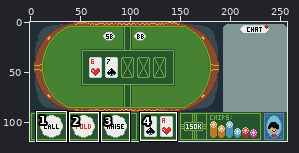
Two states of a pixel-art file, aseprite_files/Poker Party Gameplay Mock Up.aseprite. The first picture is a wide view before the edit; the outline marks the close-up.
Close-up. Old version:
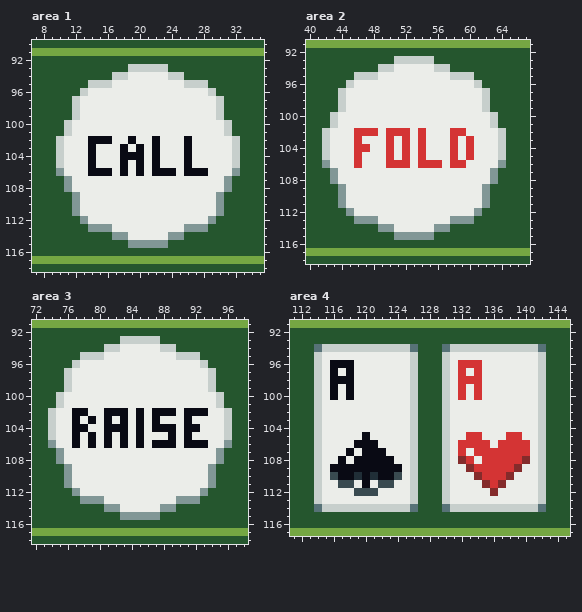
257x119 pixels, 1 frame. Shown: area 1: x 7..35, y 90..118; area 2: x 40..67, y 91..118; area 3: x 72..98, y 91..118; area 4: x 111..145, y 91..117. The commit also changed other parts of the picture, which this record leaves out.
After:
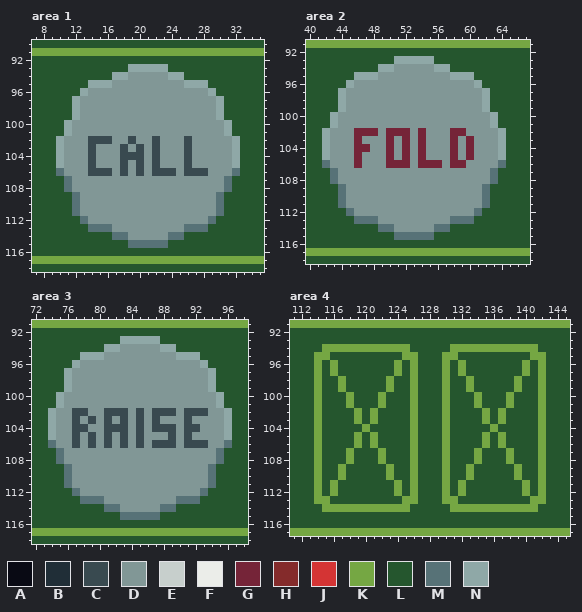
Palette (. is transparent): A #090a14  B #202e37  C #394a50  D #819796  E #c7cfcc  F #ebede9  G #752438  H #842b2b  J #d43434  K #75a743  L #25562e  M #577277  N #8fa8a7
Changes in this commit:
Changed rows in their new state; - is an unchanged pixel.
Area 1, layer "Layer 1":
first column x 10:
 93 ---------NNNNN---------
 94 -------NNDDDDDNN-------
 95 ----NNNDDDDDDDDDNNN----
 96 ---NDDDDDDDDDDDDDDDN---
 97 --NDDDDDDDDDDDDDDDDDN--
 98 --NDDDDDDDDDDDDDDDDDN--
 99 --NDDDDDDDDDDDDDDDDDN--
100 -NDDDDDDDDDDDDDDDDDDDN-
101 -NDDDDDDDDDDDDDDDDDDDN-
102 NDDDCCCDDCDDCDDDCDDDDDN
103 NDDDCDDDCDCDCDDDCDDDDDN
104 NDDDCDDDCCCDCDDDCDDDDDN
105 NDDDCDDDCDCDCDDDCDDDDDN
106 MDDDCCCDCDCDCCCDCCCDDDM
107 -MDDDDDDDDDDDDDDDDDDDM-
108 -MDDDDDDDDDDDDDDDDDDDM-
109 --MDDDDDDDDDDDDDDDDDM--
110 --MDDDDDDDDDDDDDDDDDM--
111 --MDDDDDDDDDDDDDDDDDM--
112 ---MDDDDDDDDDDDDDDDM---
113 ----MMMDDDDDDDDDMMM----
114 -------MMDDDDDMM-------
115 ---------MMMMM---------
Area 2, layer "Layer 1":
first column x 42:
 93 ---------NNNNN---------
 94 -------NNDDDDDNN-------
 95 ----NNNDDDDDDDDDNNN----
 96 ---NDDDDDDDDDDDDDDDN---
 97 --NDDDDDDDDDDDDDDDDDN--
 98 --NDDDDDDDDDDDDDDDDDN--
 99 --NDDDDDDDDDDDDDDDDDN--
100 -NDDDDDDDDDDDDDDDDDDDN-
101 -NDDDDDDDDDDDDDDDDDDDN-
102 NDDDGGGDGGGDGDDDGGDDDDN
103 NDDDGDDDGDGDGDDDGDGDDDN
104 NDDDGGDDGDGDGDDDGDGDDDN
105 NDDDGDDDGDGDGDDDGDGDDDN
106 MDDDGDDDGGGDGGGDGGDDDDM
107 -MDDDDDDDDDDDDDDDDDDDM-
108 -MDDDDDDDDDDDDDDDDDDDM-
109 --MDDDDDDDDDDDDDDDDDM--
110 --MDDDDDDDDDDDDDDDDDM--
111 --MDDDDDDDDDDDDDDDDDM--
112 ---MDDDDDDDDDDDDDDDM---
113 ----MMMDDDDDDDDDMMM----
114 -------MMDDDDDMM-------
115 ---------MMMMM---------
Area 3, layer "Layer 1":
first column x 74:
 93 ---------NNNNN---------
 94 -------NNDDDDDNN-------
 95 ----NNNDDDDDDDDDNNN----
 96 ---NDDDDDDDDDDDDDDDN---
 97 --NDDDDDDDDDDDDDDDDDN--
 98 --NDDDDDDDDDDDDDDDDDN--
 99 --NDDDDDDDDDDDDDDDDDN--
100 -NDDDDDDDDDDDDDDDDDDDN-
101 -NDDDDDDDDDDDDDDDDDDDN-
102 NDDCCDDCCCDCDCCCDCCCDDN
103 NDDCDCDCDCDCDCDDDCDDDDN
104 NDDCCDDCCCDCDCCCDCCDDDN
105 NDDCDCDCDCDCDDDCDCDDDDN
106 MDDCDCDCDCDCDCCCDCCCDDM
107 -MDDDDDDDDDDDDDDDDDDDM-
108 -MDDDDDDDDDDDDDDDDDDDM-
109 --MDDDDDDDDDDDDDDDDDM--
110 --MDDDDDDDDDDDDDDDDDM--
111 --MDDDDDDDDDDDDDDDDDM--
112 ---MDDDDDDDDDDDDDDDM---
113 ----MMMDDDDDDDDDMMM----
114 -------MMDDDDDMM-------
115 ---------MMMMM---------
Area 4, layer "Layer 1":
first column x 114:
 94 LKKKKKKKKKKKL---LKKKKKKKKKKKL
 95 KKLLLLLLLLLKK---KKLLLLLLLLLKK
 96 KLKLLLLLLLKLK---KLKLLLLLLLKLK
 97 KLKLLLLLLLKLK---KLKLLLLLLLKLK
 98 KLLKLLLLLKLLK---KLLKLLLLLKLLK
 99 KLLKLLLLLKLLK---KLLKLLLLLKLLK
100 KLLLKLLLKLLLK---KLLLKLLLKLLLK
101 KLLLKLLLKLLLK---KLLLKLLLKLLLK
102 KLLLLKLKLLLLK---KLLLLKLKLLLLK
103 KLLLLKLKLLLLK---KLLLLKLKLLLLK
104 KLLLLLKLLLLLK---KLLLLLKLLLLLK
105 KLLLLKLKLLLLK---KLLLLKLKLLLLK
106 KLLLLKLKLLLLK---KLLLLKLKLLLLK
107 KLLLKLLLKLLLK---KLLLKLLLKLLLK
108 KLLLKLLLKLLLK---KLLLKLLLKLLLK
109 KLLKLLLLLKLLK---KLLKLLLLLKLLK
110 KLLKLLLLLKLLK---KLLKLLLLLKLLK
111 KLKLLLLLLLKLK---KLKLLLLLLLKLK
112 KLKLLLLLLLKLK---KLKLLLLLLLKLK
113 KKLLLLLLLLLKK---KKLLLLLLLLLKK
114 LKKKKKKKKKKKL---LKKKKKKKKKKKL
Where, in picture pixels (left, top, right, bottom), the same in both close-ups:
changed: (56, 64, 240, 248)
changed: (322, 56, 506, 240)
changed: (48, 336, 232, 520)
changed: (314, 344, 546, 512)
